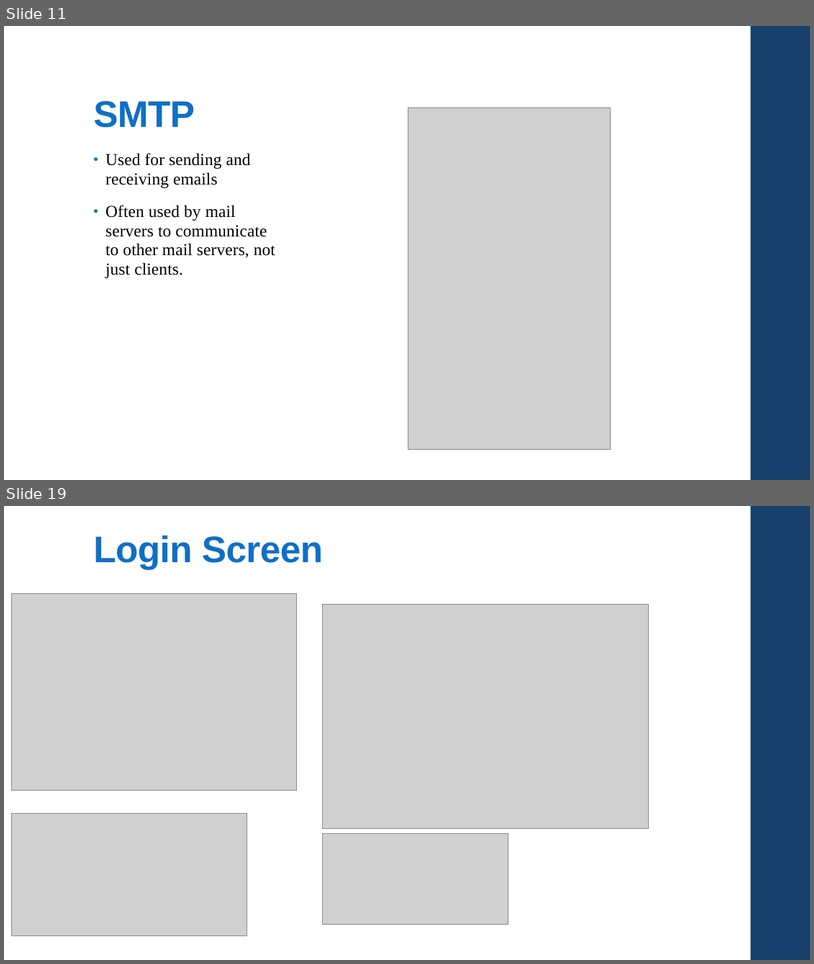
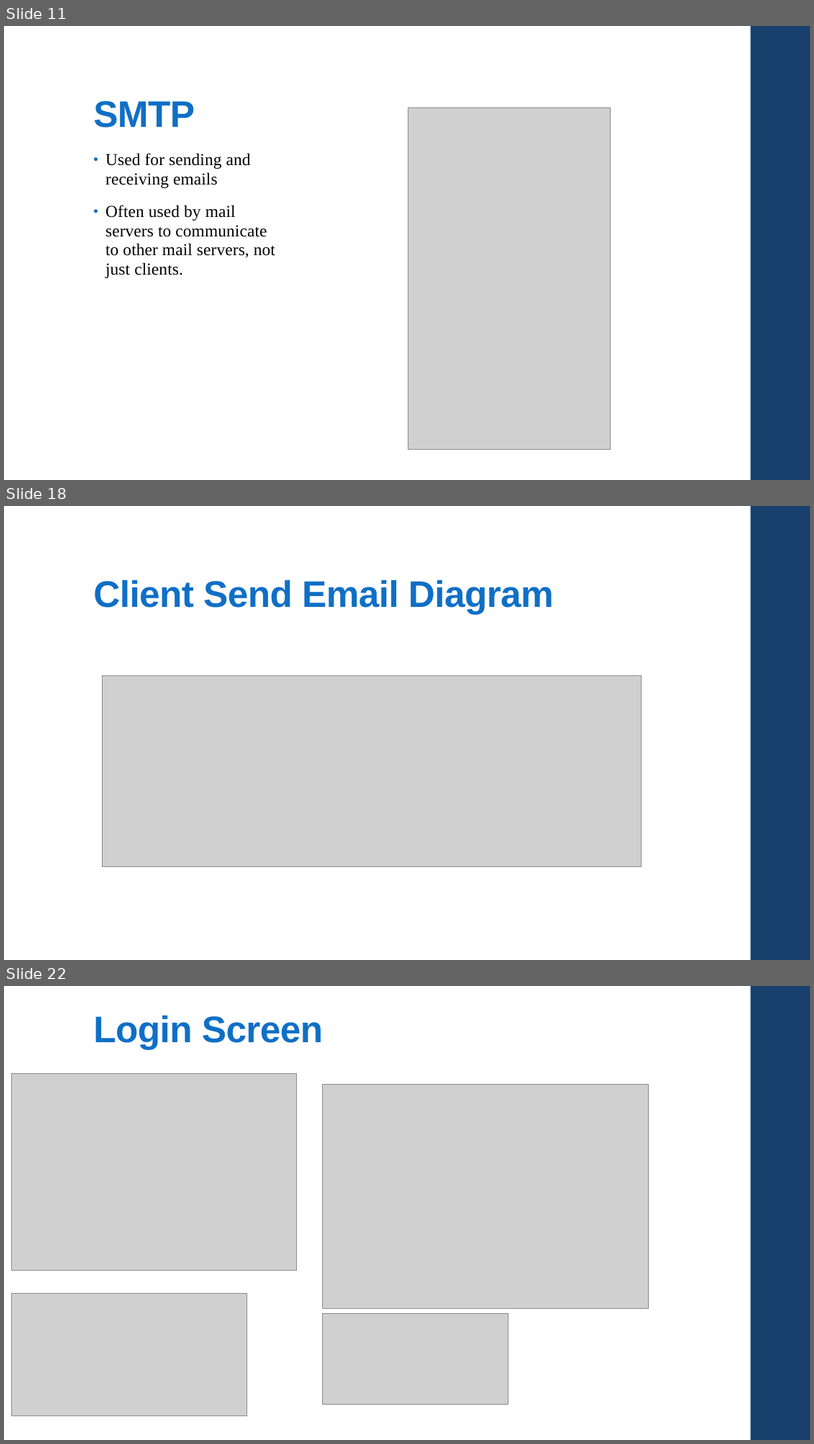
Before and after one commit to csc4350adept/csc4350, a slide deck: Documentation/Pres.pptx. Shown one above the other, each under a label of ours: slides 11 and 19 before the commit, slides 11, 18 and 22 after it; the slides between them are not shown. The pictures are 814x964 and 814x1444 pixels, drawn with LibreOffice and Linux fonts; fonts in the diff are those of the drawing; grey boxes stand for pictures. Boxes give left, top, right and bottom in pixels: in the first picture for what was removed or moved away, otherwise in the second. Text is boxed around its words. In the diff, an @@ line names an element or a change of style, - is before the commit and + after.

```diff
--- a/Documentation/Pres.pptx
+++ b/Documentation/Pres.pptx
@@ slide 18 added at [4, 506, 810, 960], background #FFFFFF; not listed: 1 template element that a slide beside it also shows @@
@@ title added at [93, 579, 554, 614], 44 pt, text #0F6FC6, bold @@
+Client Send Email Diagram
@@ picture added at [102, 675, 642, 867] @@
@@ what was slide 19 is now slide 22 @@
```
Also in this commit, not shown: 9 other slides added, 5 slides removed.
